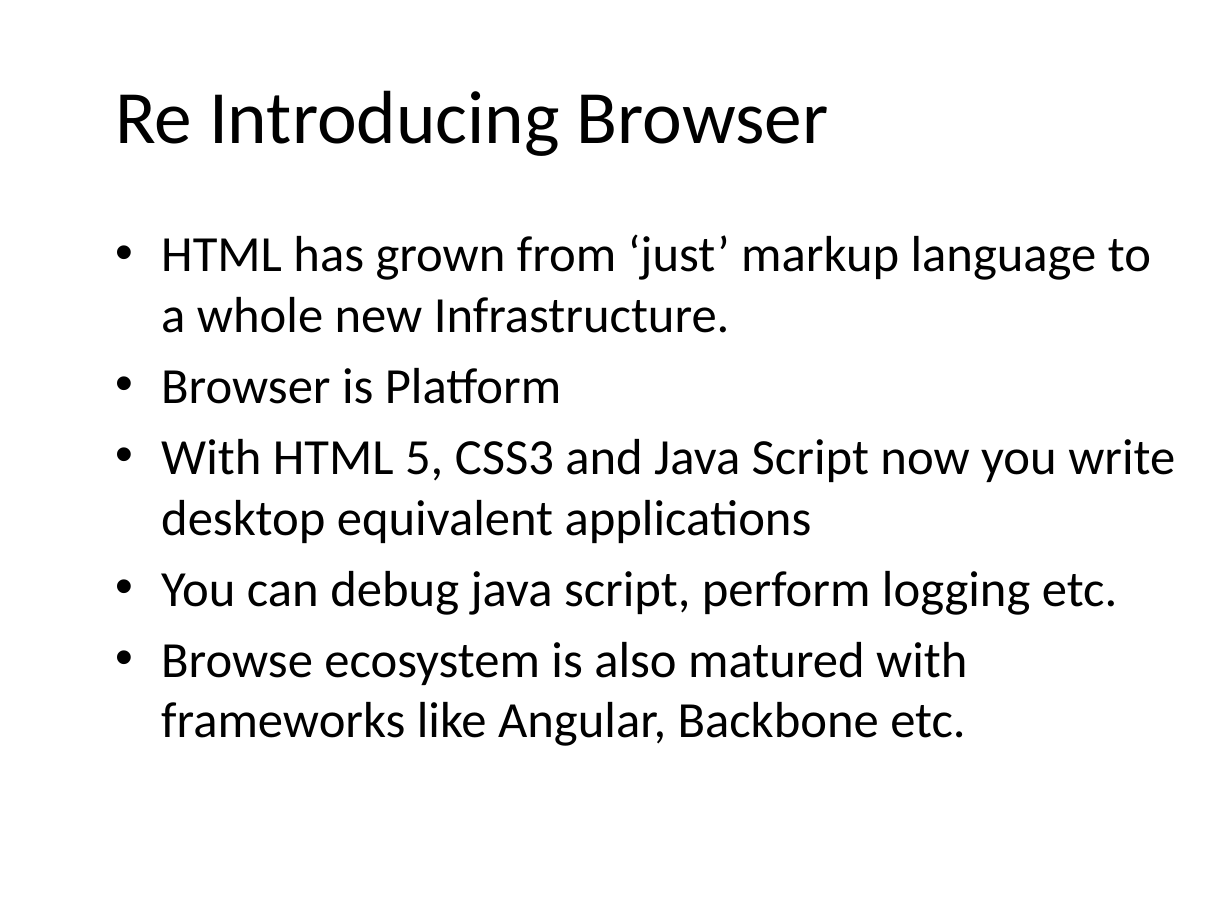
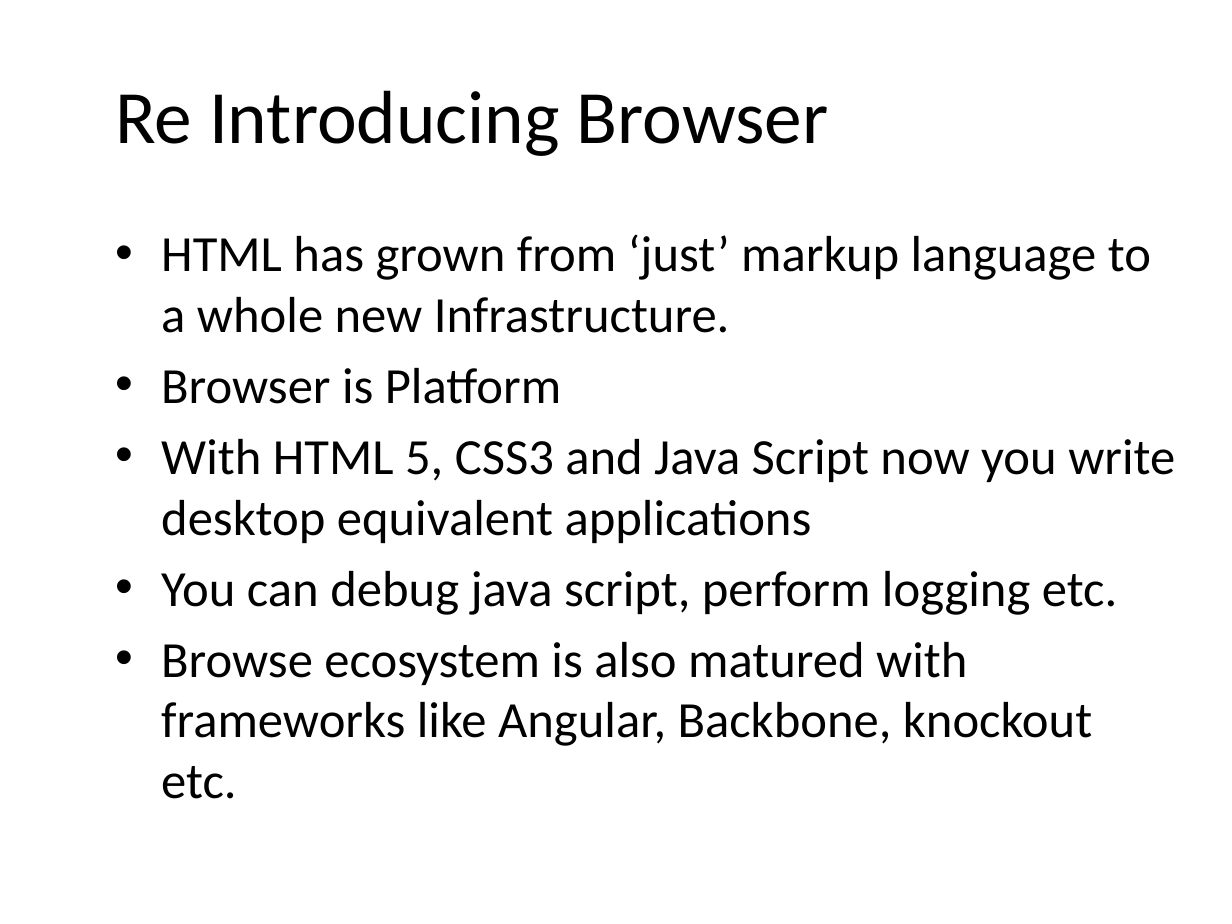
Before and after one commit to punchouty/accessibility, a slide deck: slide 3 of ppt/aria.pptx. Drawn at 1232x924 pixels with LibreOffice and Linux fonts; fonts in the diff are those of the drawing; background and template pictures are left out. Boxes give left, top, right and bottom in pixels: in the first picture for what was removed or moved away, otherwise in the second. Text is boxed around its words. In the diff, an @@ line names an element or a change of style, - is before the commit and + after.

```diff
--- a/ppt/aria.pptx
+++ b/ppt/aria.pptx
@@ text at [161,642,1092,799]: text changed @@
-• Browse ecosystem is also matured with frameworks like Angular, Backbone etc.
+• Browse ecosystem is also matured with frameworks like Angular, Backbone, knockout etc.
```
Also in this commit, not shown: 4 other slides changed, 4 slides added, 12 other files.
